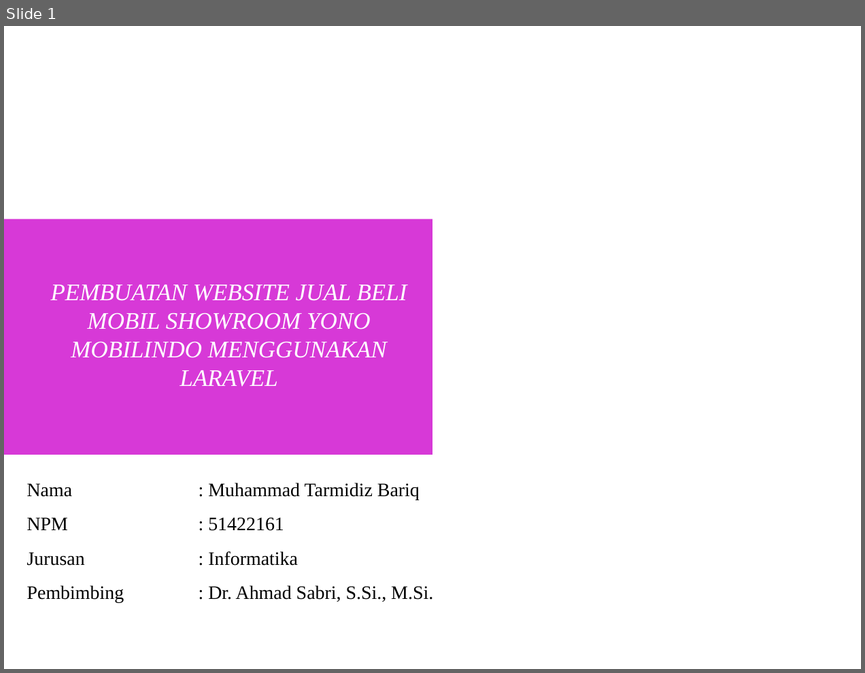
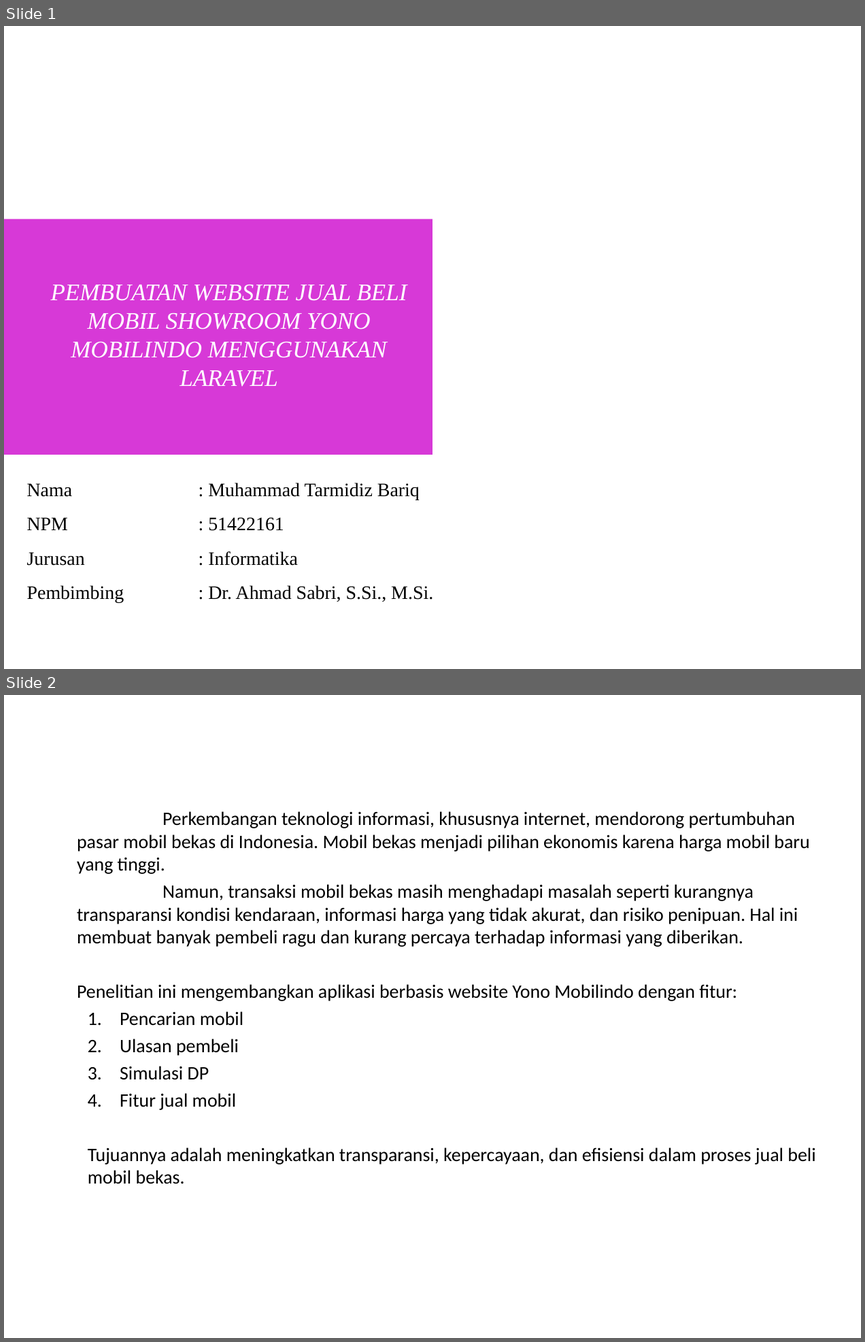
Before and after one commit to tarmidzibariq/KULIAH-SEMESTER-6, a slide deck: Penulisan Ilmiah/Sidang/Salinan dari Template Presentasi Sidang.pptx. Shown one above the other, each under a label of ours: slide 1 before the commit, slides 1 and 2 after it. The pictures are 865x673 and 865x1342 pixels, drawn with LibreOffice and Linux fonts; fonts in the diff are those of the drawing; background and template pictures are left out. Boxes give left, top, right and bottom in pixels: in the first picture for what was removed or moved away, otherwise in the second. Text is boxed around its words. In the diff, an @@ line names an element or a change of style, - is before the commit and + after.

```diff
--- a/Penulisan Ilmiah/Sidang/Salinan dari Template Presentasi Sidang.pptx
+++ b/Penulisan Ilmiah/Sidang/Salinan dari Template Presentasi Sidang.pptx
@@ slide 2 added at (4,695,861,1338), background #FFFFFF @@
@@ title added at (4,695,640,774), 24 pt, text #FFFFFF @@
+LATAR BELAKANG
@@ text added at (77,811,815,1184), 16 pt, text #000000 @@
+Perkembangan teknologi informasi, khususnya internet, mendorong pertumbuhan pasar mobil bekas di Indonesia. Mobil bekas menjadi pilihan ekonomis karena harga mobil baru yang tinggi.
+Namun, transaksi mobil bekas masih menghadapi masalah seperti kurangnya transparansi kondisi kendaraan, informasi harga yang tidak akurat, dan risiko penipuan. Hal ini membuat banyak pembeli ragu dan kurang percaya terhadap informasi yang diberikan.
+Penelitian ini mengembangkan aplikasi berbasis website Yono Mobilindo dengan fitur:
+  1. Pencarian mobil
+  2. Ulasan pembeli
+  3. Simulasi DP
+  4. Fitur jual mobil
+  Tujuannya adalah meningkatkan transparansi, kepercayaan, dan efisiensi dalam proses jual beli mobil bekas.
```
Also in this commit, not shown: 2 slides changed, 12 other slides added, 2 slides removed, 8 other files.
